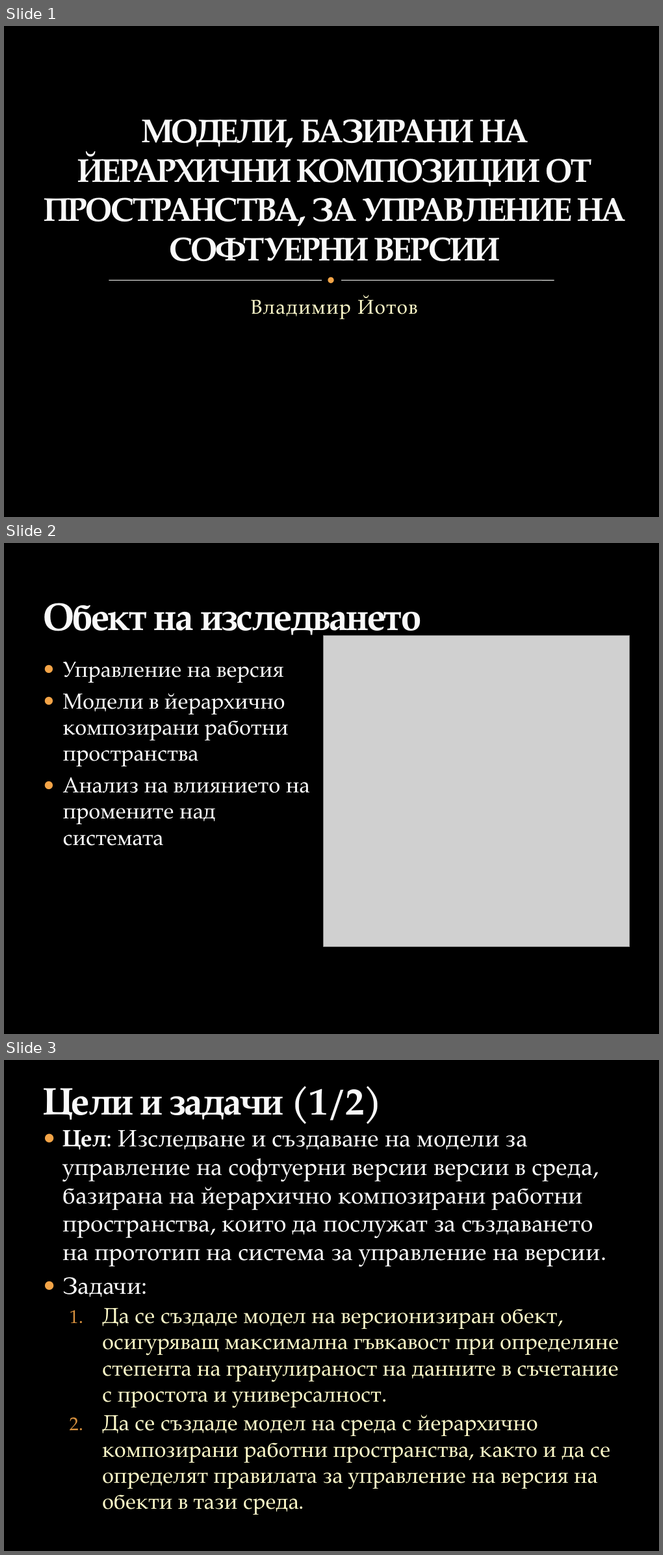
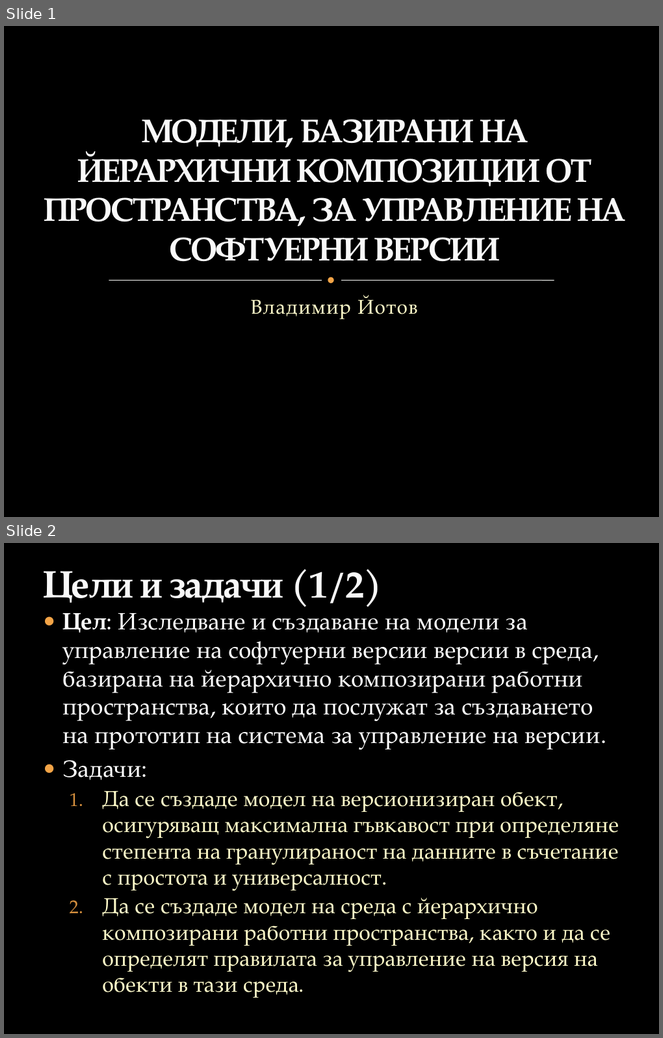
Before and after one commit to vjotov/versia, a slide deck: doc/Presentation.pptx. Shown one above the other, each under a label of ours: slides 1, 2 and 3 before the commit, slides 1 and 2 after it. The pictures are 663x1555 and 663x1038 pixels, drawn with LibreOffice and Linux fonts; fonts in the diff are those of the drawing; grey boxes stand for pictures; background and template pictures are left out. Boxes give left, top, right and bottom in pixels: in the first picture for what was removed or moved away, otherwise in the second. Text is boxed around its words. In the diff, an @@ line names an element or a change of style, - is before the commit and + after.

```diff
--- a/doc/Presentation.pptx
+++ b/doc/Presentation.pptx
@@ slide 2 removed at [4,543,659,1034], background picture (left out) @@
@@ title removed at [43,603,421,641] @@
-Обект на изследването
@@ picture removed at [324,636,630,947] @@
@@ text removed at [63,661,310,846] @@
-● Управление на версия
-● Модели в йерархично композирани работни пространства
-● Анализ на влиянието на промените над системата
@@ what was slide 3 is now slide 2 @@
```
Also in this commit, not shown: 2 slides changed, 4 slides added, 1 other slide removed.
